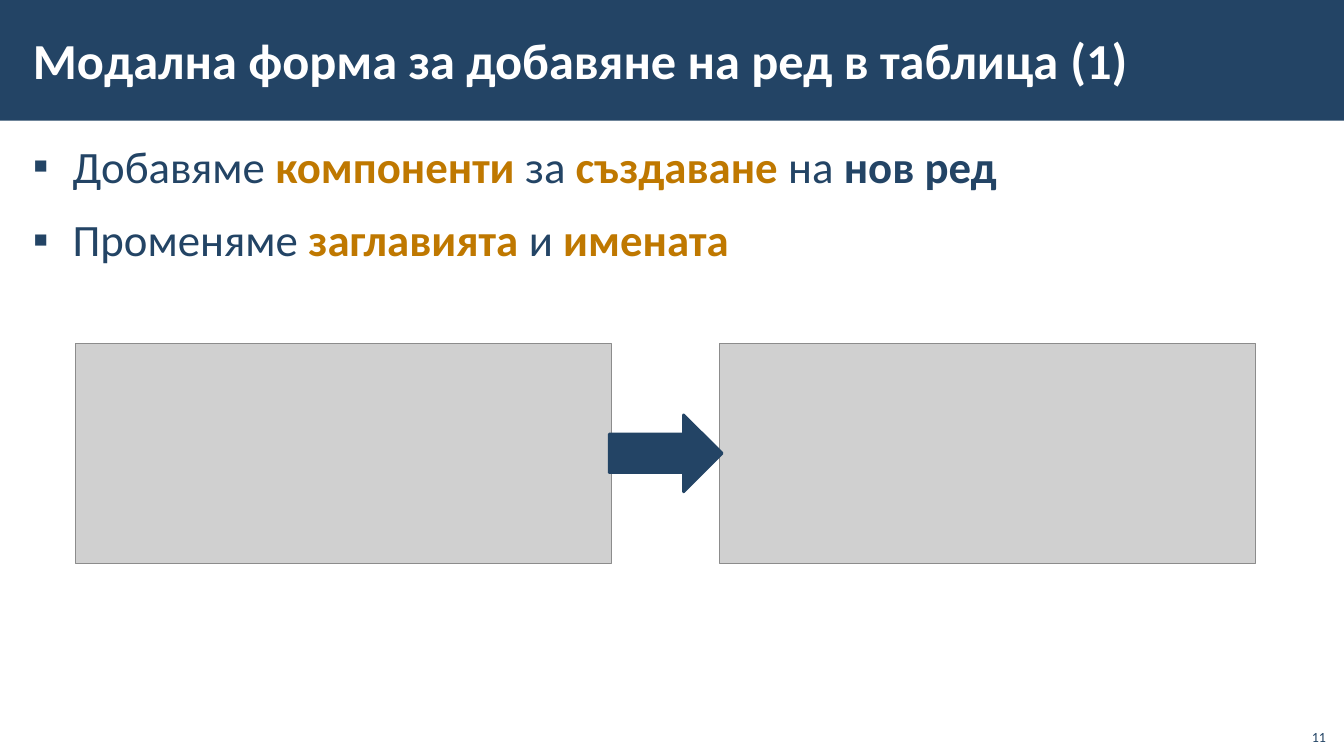
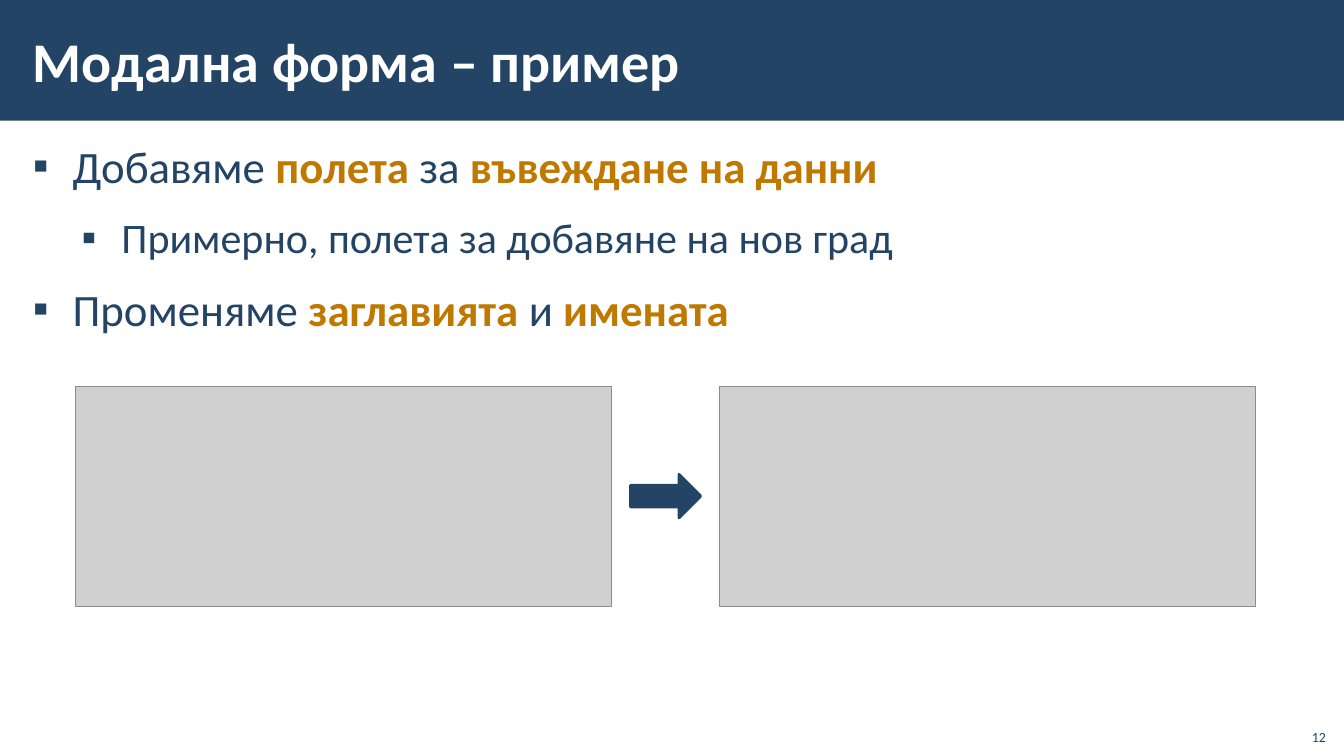
Before and after one commit to BG-IT-Edu/School-Programming, a slide deck: slide 12 of Courses/Software-Sciences/Module-4-Information-Systems-New/06-CRUD-with-EF-and-Windows-Forms/06-CRUD-with-EF-Core-and-Windows-Forms.pptx (slide 11 before the commit). Drawn at 1344x756 pixels with LibreOffice and Linux fonts; fonts in the diff are those of the drawing; grey boxes stand for pictures; background and template pictures are left out. Boxes give left, top, right and bottom in pixels: in the first picture for what was removed or moved away, otherwise in the second. Text is boxed around its words. In the diff, an @@ line names an element or a change of style, - is before the commit and + after.

```diff
--- a/Courses/Software-Sciences/Module-4-Information-Systems-New/06-CRUD-with-EF-and-Windows-Forms/06-CRUD-with-EF-Core-and-Windows-Forms.pptx
+++ b/Courses/Software-Sciences/Module-4-Information-Systems-New/06-CRUD-with-EF-and-Windows-Forms/06-CRUD-with-EF-Core-and-Windows-Forms.pptx
@@ title at [33, 43, 680, 91]: text changed; size 36 to 40 pt @@
-Модална форма за добавяне на ред в таблица (1)
+Модална форма – пример
@@ text at [73, 152, 893, 260]: text changed; size 32 to 30 pt; text colour #BF7800 to #234465; bold off @@
-▪ Добавяме компоненти за създаване на нов ред
+▪ Добавяме полета за въвеждане на данни
+  ▪ Примерно, полета за добавяне на нов град
@@ picture: place and size @@
-picture at [76, 344, 612, 564]
+picture at [76, 386, 612, 606]
@@ picture: place and size @@
-picture at [720, 344, 1256, 564]
+picture at [720, 386, 1256, 606]
@@ right arrow: place and size @@
-right arrow at [609, 415, 722, 492]
+right arrow at [631, 475, 702, 518]
@@ page number at [1312, 733, 1326, 742]: text changed @@
-11
+12
```
Also in this commit, not shown: 26 other slides changed, 1 slide added, 9 slides removed.
